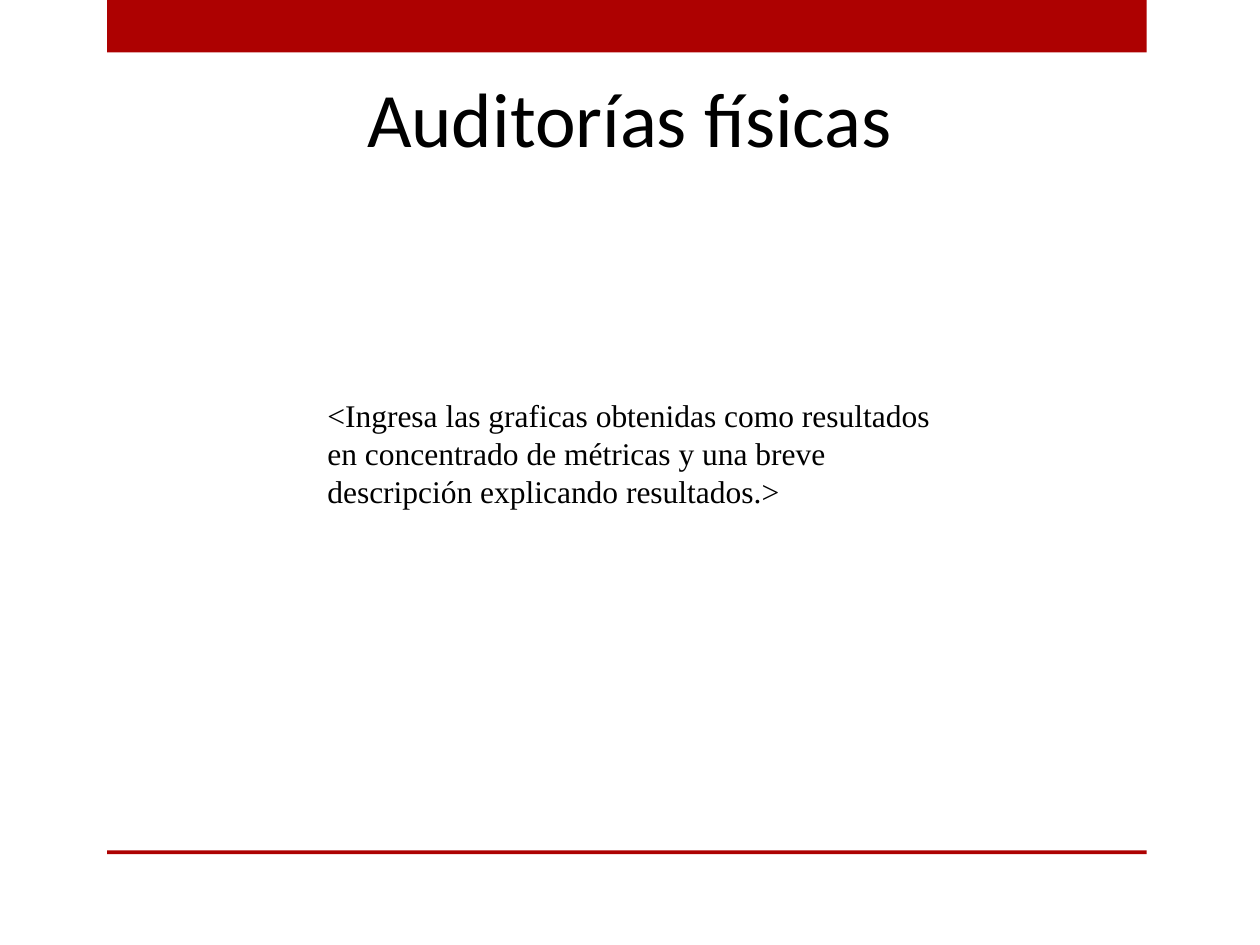
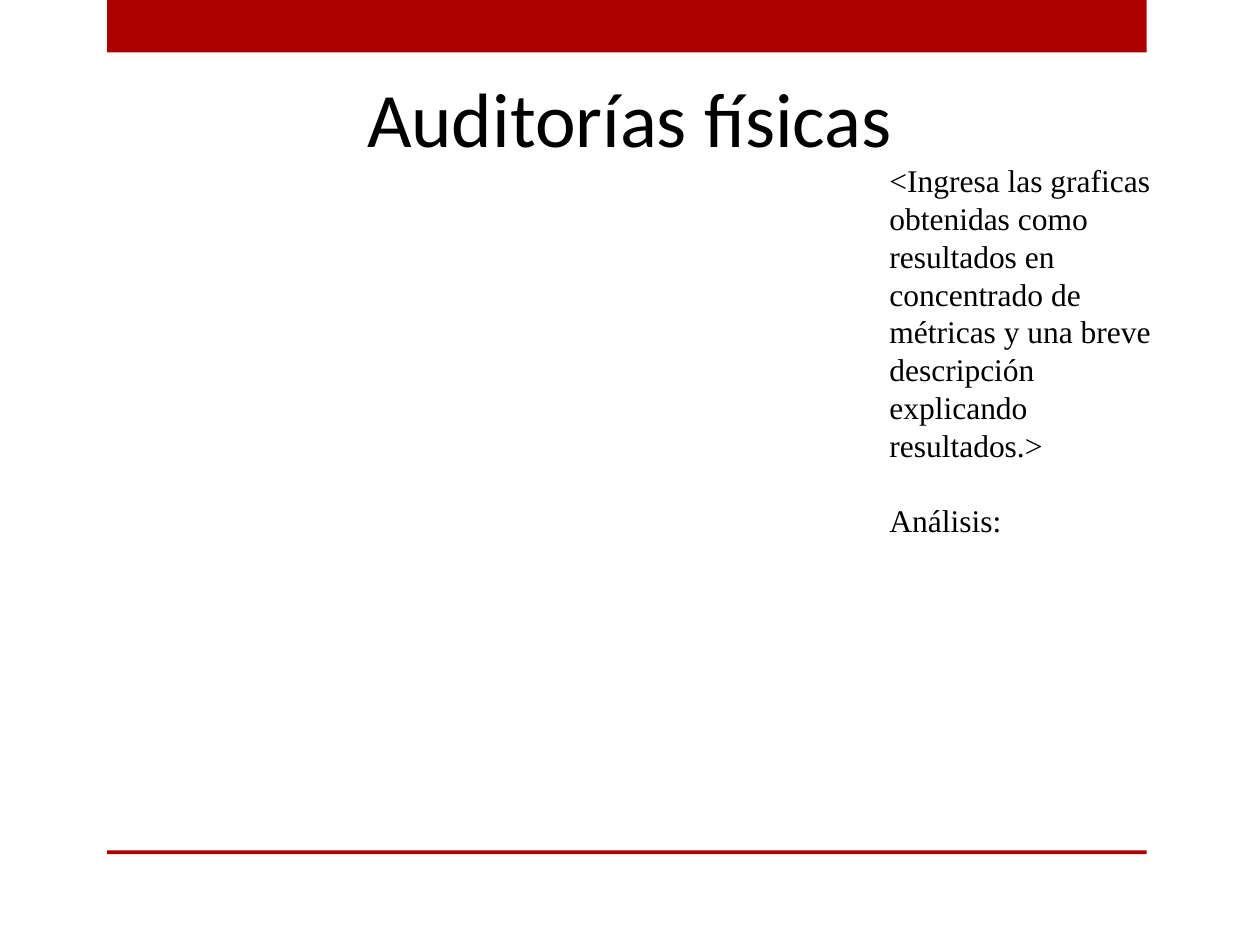
Before and after one commit to ricardo-novelasos/SOSQTP, a slide deck: slide 6 of Organización/Métricas y monitoreo/PTL_Reporte_monitoreo.pptx. Drawn at 1260x945 pixels with LibreOffice and Linux fonts; fonts in the diff are those of the drawing; background and template pictures are left out. Boxes give left, top, right and bottom in pixels: in the first picture for what was removed or moved away, otherwise in the second. Text is boxed around its words. In the diff, an @@ line names an element or a change of style, - is before the commit and + after.

```diff
--- a/Organización/Métricas y monitoreo/PTL_Reporte_monitoreo.pptx
+++ b/Organización/Métricas y monitoreo/PTL_Reporte_monitoreo.pptx
@@ text "<Ingresa las graficas obtenidas como ...": place and size @@
-text "<Ingresa las graficas obtenidas como ..." at bbox=[327, 405, 930, 509]
+text "<Ingresa las graficas obtenidas como ..." at bbox=[889, 170, 1151, 533]
@@ text at bbox=[889, 510, 1001, 533]: paragraph added @@
+Análisis:
```
Also in this commit, not shown: 6 other slides changed, 1 slide added, 1 slide removed.
